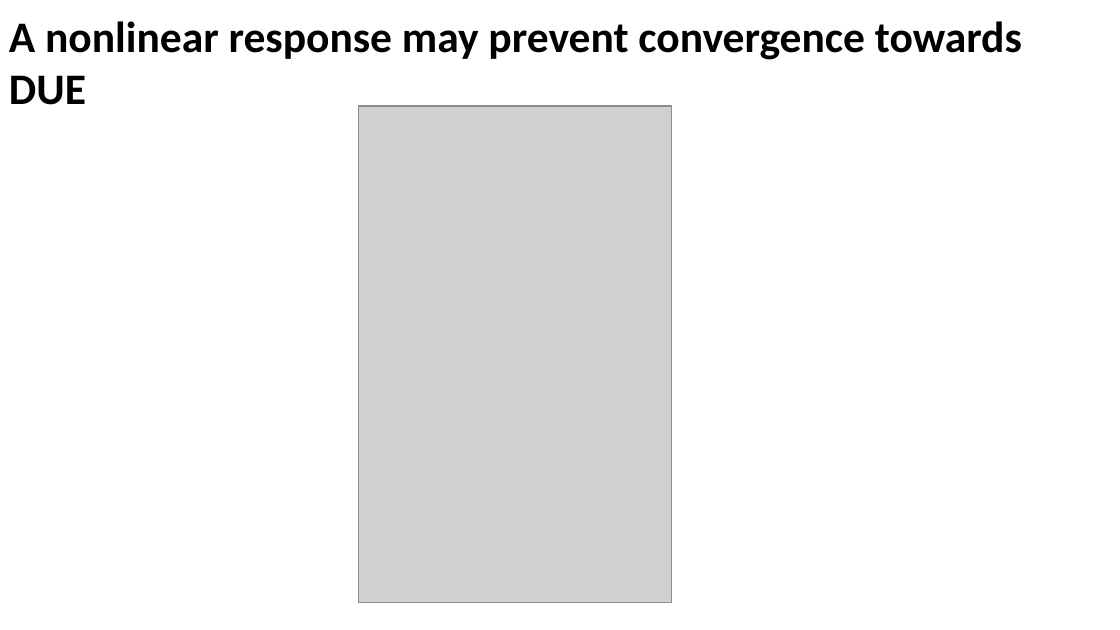
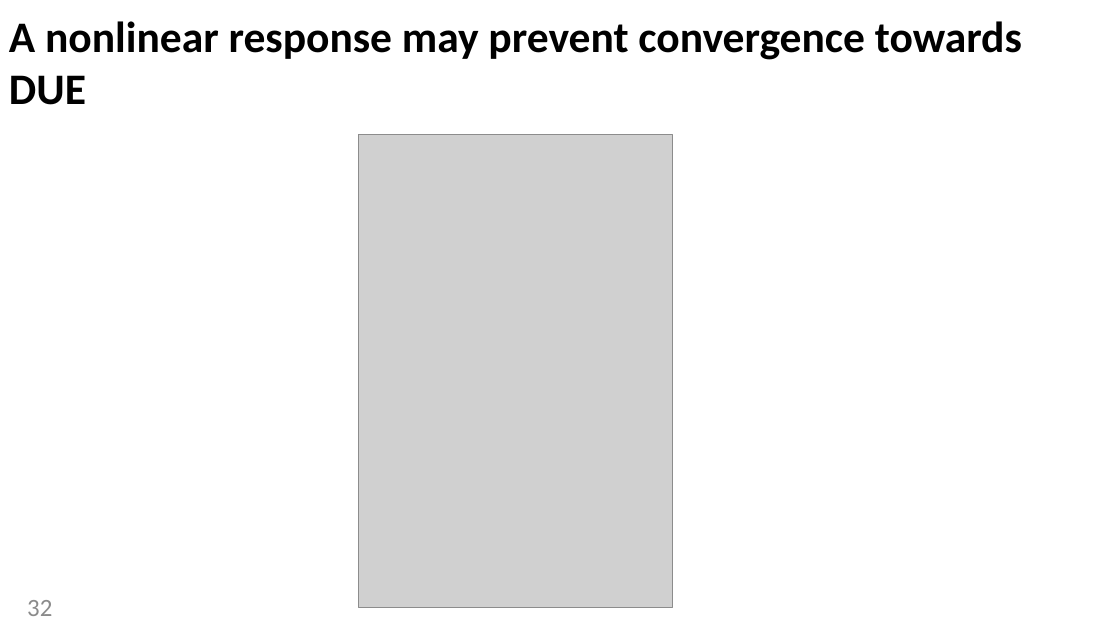
Before and after one commit to MiguelDonado/TFM_TraSIrr, a slide deck: slide 32 of presentation/Thesis_Defense.pptx (slide 22 before the commit). Drawn at 1120x630 pixels with LibreOffice and Linux fonts; fonts in the diff are those of the drawing; grey boxes stand for pictures. Boxes give left, top, right and bottom in pixels: in the first picture for what was removed or moved away, otherwise in the second. Text is boxed around its words. In the diff, an @@ line names an element or a change of style, - is before the commit and + after.

```diff
--- a/presentation/Thesis_Defense.pptx
+++ b/presentation/Thesis_Defense.pptx
@@ picture: place and size @@
-picture at bbox=[358, 106, 671, 603]
+picture at bbox=[358, 134, 672, 607]
@@ page number added at bbox=[27, 600, 52, 616], 16 pt, text #8C8C8C @@
+32
```
Also in this commit, not shown: 19 other slides changed, 26 slides added, 4 slides removed, 11 other files.
